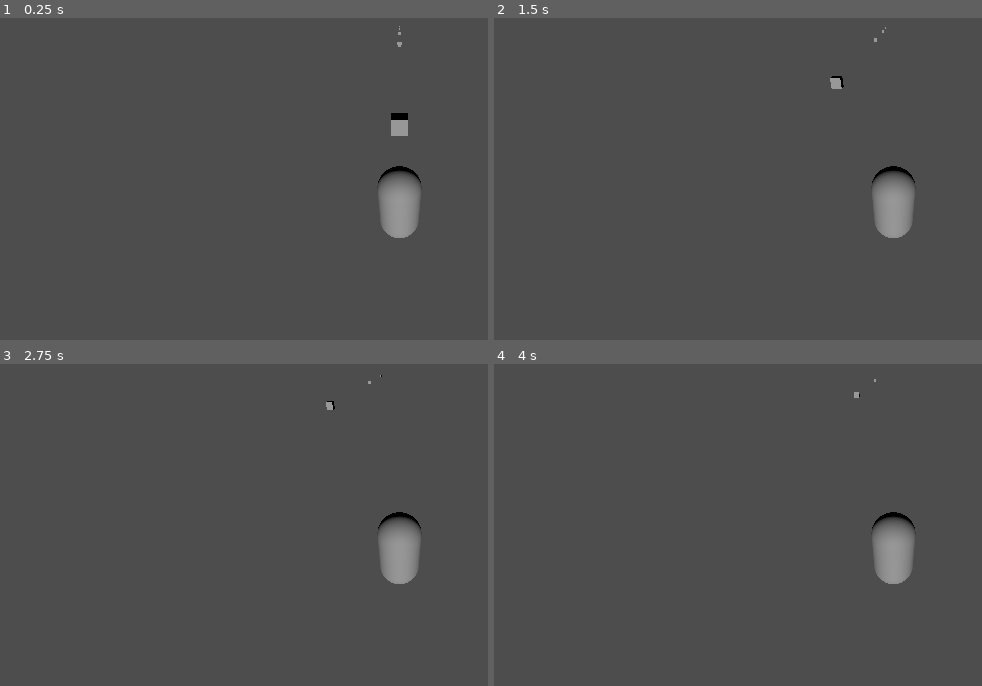
Above: before the commit, frames 1-4 (two rows, left to right).
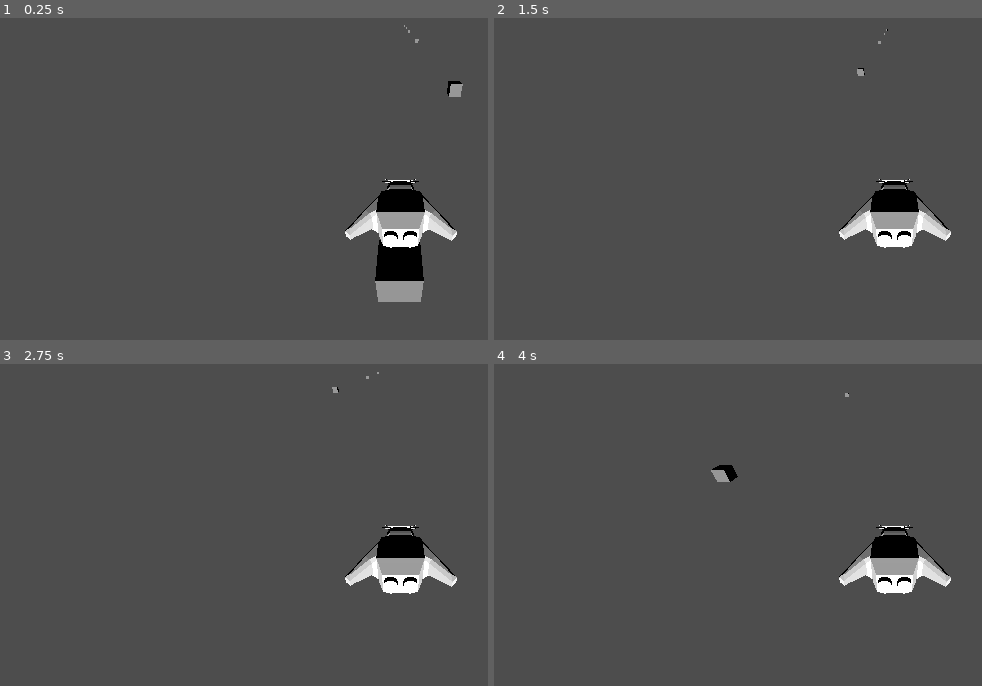
Above: after the commit, the same moments.

Repository: SamuelDansereau/SlickPenguinMan
Game: Godot game, scene res://Scenes/game.tscn
Two runs of this game, one before a commit and one after it. Both use one fixed random seed, a clock stepped at 60 frames per second and the inputs below.
Inputs:
- Up to frame 1 (0.25 s): no input
- Up to frame 2 (1.5 s): tap Enter (ui_accept) at 0.5, 0.77 s; hold Right (ui_right) 0.53-1.28 s; hold Down (ui_down) from 1.28 s (still down)
- Up to frame 3 (2.75 s): tap Enter (ui_accept) at 1.52 s; release Down (ui_down) at 2.03 s; hold Right (ui_right) from 2.03 s (still down)
- Up to frame 4 (4 s): release Right (ui_right) at 2.78 s; hold Up (ui_up) 2.78-3.53 s; tap Enter (ui_accept) at 3.02, 3.77 s; hold Left (ui_left) from 3.53 s (still down)

The runs differ from the first frame. In frame 1, 4.6% of the frame differs, in the area x 70-95%, y 2-89%; in frame 2, 2.7%; in frame 3, 2.6%; in frame 4, 2.8%.

Commit message:
Updates to epnguin movement

Diff:
--- a/penguin/Scenes/Penguin.tscn
+++ b/penguin/Scenes/Penguin.tscn
@@ -1,21 +1,21 @@
 [gd_scene format=3 uid="uid://d0jg1nksj00b3"]
 
 [ext_resource type="Script" uid="uid://c5qj1i654xmvf" path="res://Scripts/movemnt.gd" id="1_lv08y"]
+[ext_resource type="PackedScene" uid="uid://cdwh762n13n7q" path="res://Assets/Penguin_Sliding.fbx" id="2_02pnu"]
 
-[sub_resource type="CapsuleShape3D" id="CapsuleShape3D_bjrf3"]
-
-[sub_resource type="CapsuleMesh" id="CapsuleMesh_bjrf3"]
+[sub_resource type="BoxShape3D" id="BoxShape3D_es5b8"]
+size = Vector3(0.98876953, 1, 1.461792)
 
 [node name="Penguin" type="CharacterBody3D" unique_id=1399390547]
 script = ExtResource("1_lv08y")
 
-[node name="CollisionShape3D" type="CollisionShape3D" parent="." unique_id=1724466433]
-shape = SubResource("CapsuleShape3D_bjrf3")
-debug_color = Color(0, 0.53333336, 0.98039216, 1)
-
-[node name="MeshInstance3D" type="MeshInstance3D" parent="." unique_id=2076013426]
-mesh = SubResource("CapsuleMesh_bjrf3")
-
 [node name="Camera3D" type="Camera3D" parent="." unique_id=870254793]
 transform = Transform3D(1, 0, 0, 0, 0.79096735, 0.61185837, 0, -0.61185837, 0.79096735, 0, 3.5278234, 3.5527105)
 fov = 95.0
+
+[node name="Penguin_Sliding" parent="." unique_id=622119999 instance=ExtResource("2_02pnu")]
+transform = Transform3D(6.1030786e-10, -4.370713e-08, 1, -0.99990255, -0.013962217, 0, 0.013962217, -0.99990255, -4.371139e-08, 2.8818204, 0, 1.7882745)
+
+[node name="CollisionShape3D" type="CollisionShape3D" parent="." unique_id=20196961]
+transform = Transform3D(1, 0, 0, 0, 1, 0, 0, 0, 1, 0.0056152344, 0, 0.230896)
+shape = SubResource("BoxShape3D_es5b8")
--- a/penguin/Scenes/game.tscn
+++ b/penguin/Scenes/game.tscn
@@ -8,12 +8,15 @@
 
 [sub_resource type="BoxShape3D" id="BoxShape3D_qxrlw"]
 
+[sub_resource type="BoxShape3D" id="BoxShape3D_ebmjs"]
+
 [node name="Game" type="Node3D" unique_id=1405119702]
 
 [node name="CharacterBody3D" parent="." unique_id=1399390547 instance=ExtResource("1_ebmjs")]
 transform = Transform3D(1, 0, 0, 0, 1, 0, 0, 0, 1, 0, 1.4993553, 0)
 
 [node name="DirectionalLight3D" type="DirectionalLight3D" parent="." unique_id=1578213716]
+transform = Transform3D(1, 0, 0, 0, 1, 0, 0, 0, 1, 0, 6.7750697, 8.2638035)
 
 [node name="StaticBody3D" type="StaticBody3D" parent="." unique_id=2090563171]
 
@@ -29,13 +32,13 @@
 shape = SubResource("BoxShape3D_qxrlw")
 
 [node name="StaticBody3D2" type="StaticBody3D" parent="StaticBody3D2" unique_id=1508878506]
-transform = Transform3D(1, 0, 0, 0, 1, 0, 0, 0, 1, 0, 0, -16.181992)
+transform = Transform3D(1, 0, 0, 0, 1, 0, 0, 0, 1, 4.73501, 0, -16.181992)
+
+[node name="CollisionShape3D" type="CollisionShape3D" parent="StaticBody3D2/StaticBody3D2" unique_id=877769543]
+shape = SubResource("BoxShape3D_ebmjs")
 
 [node name="MeshInstance3D" type="MeshInstance3D" parent="StaticBody3D2/StaticBody3D2" unique_id=1600085887]
 mesh = SubResource("BoxMesh_ebmjs")
-
-[node name="CollisionShape3D" type="CollisionShape3D" parent="StaticBody3D2/StaticBody3D2" unique_id=1319675919]
-shape = SubResource("BoxShape3D_qxrlw")
 
 [node name="StaticBody3D2" type="StaticBody3D" parent="StaticBody3D2/StaticBody3D2" unique_id=456542097]
 transform = Transform3D(1, 0, 0, 0, 1, 0, 0, 0, 1, 0, 0, -49.73532)
--- a/penguin/Scripts/movemnt.gd
+++ b/penguin/Scripts/movemnt.gd
@@ -2,9 +2,9 @@
 
 
 const SPEED = 5.0
-const JUMP_VELOCITY = 4.5
-const TERMINAL_VELOCITY = sqrt(((2.0*5.0*9.81)/(1.225*0.1*0.8)))
-var acceleration = 15.0
+const JUMP_VELOCITY = 7.5
+const TERMINAL_VELOCITY = sqrt(((2.0*5.0*9.81)/(1.225*0.1*0.8)))*10
+var acceleration = 0.5
 
 
 func _physics_process(delta: float) -> void:
@@ -23,20 +23,19 @@
 	var input_dir := Input.get_vector("ui_left", "ui_right", "ui_up", "ui_down")
 	var direction := (transform.basis * Vector3(input_dir.x, 0, input_dir.y)).normalized()
 	var forward = -1
+	if Input.is_action_pressed("ui_up"):
+		acceleration = .75
+	elif Input.is_action_pressed("ui_down"):
+		forward = 0
+	else:
+		forward = -1
+		acceleration = 0.5
 
-	if direction.z > 0 :
-		forward == 0
-	elif direction.z < 0 :
-		forward == -2
-	else:
-		acceleration == 15.0
 
-	var goTo = TERMINAL_VELOCITY * forward
-	if velocity.z < TERMINAL_VELOCITY:
-		velocity = velocity.move_toward(Vector3(direction.x * 7.5,0,goTo), acceleration * 2)
 
-	else:
-		velocity.x = move_toward(velocity.x, 0, SPEED)
-		velocity.z = move_toward(velocity.z, 0, SPEED)
+	var goTo = TERMINAL_VELOCITY * forward - 25.0
+	velocity.z = move_toward(velocity.z, goTo, acceleration)
+	velocity.x = move_toward(velocity.x, 15.0 * direction.x, acceleration)
+
 
 	move_and_slide()
Binary file added: penguin/Assets/Penguin_Sliding.fbx
Not shown, added: penguin/Assets/Penguin_Sliding.fbx.import
Binary file added: penguin/Assets/Penguin_Standing.fbx
Not shown, added: penguin/Assets/Penguin_Standing.fbx.import
Not shown, added: penguin/export_presets.cfg
